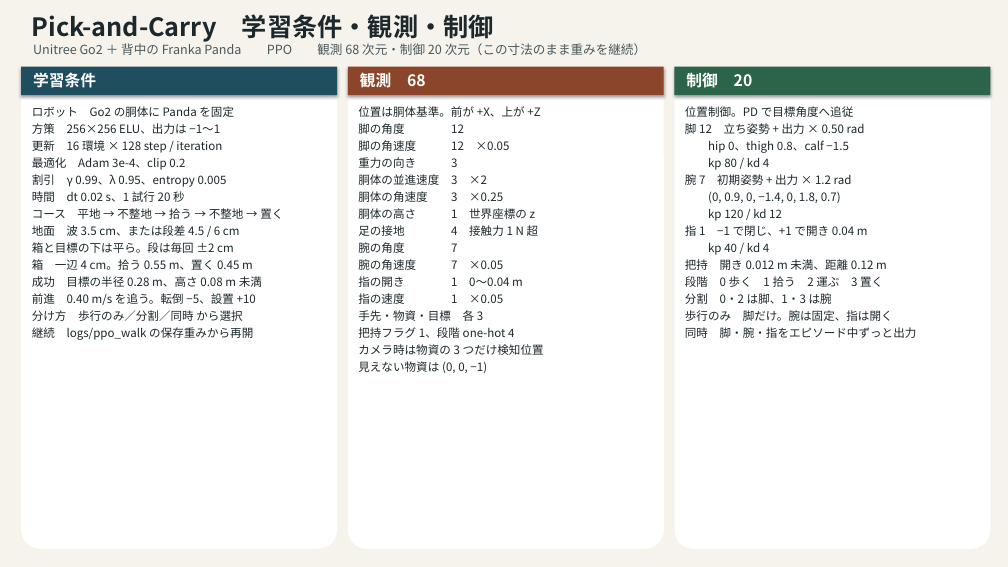
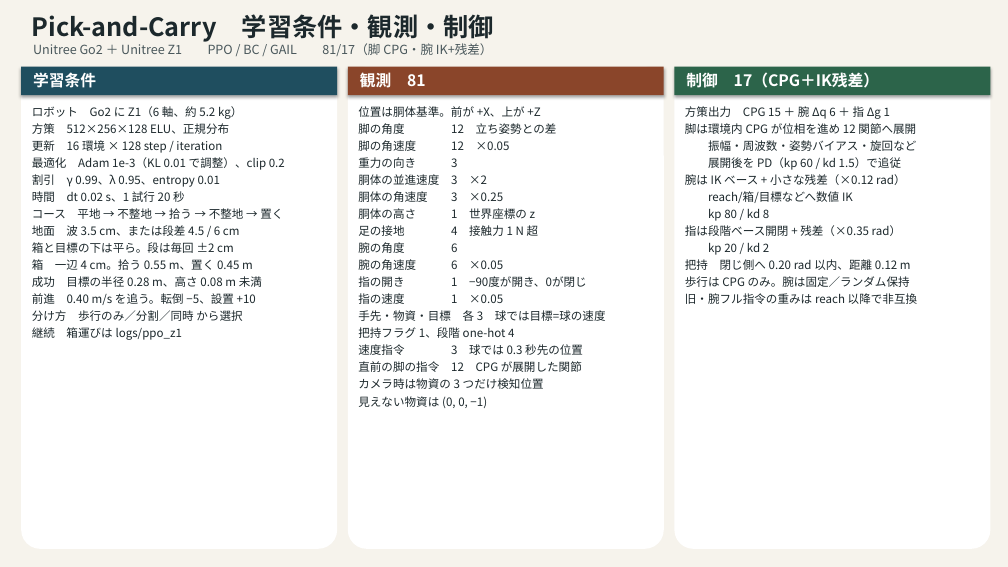
Before and after one commit to xeno1983/PAI_Task, a slide deck: slide 1 of scripts/PickAndCarry_学習条件.pptx. Drawn at 1008x567 pixels with LibreOffice and Linux fonts; fonts in the diff are those of the drawing. Boxes give left, top, right and bottom in pixels: in the first picture for what was removed or moved away, otherwise in the second. Text is boxed around its words. In the diff, an @@ line names an element or a change of style, - is before the commit and + after.

```diff
--- a/scripts/PickAndCarry_学習条件.pptx
+++ b/scripts/PickAndCarry_学習条件.pptx
@@ text at (x1=33, y1=43, x2=493, y2=56): text changed @@
-Unitree Go2 ＋ 背中の Franka Panda PPO 観測 68 次元・制御 20 次元（この寸法のまま重みを継続）
+Unitree Go2 ＋ Unitree Z1 PPO / BC / GAIL 81/17（脚 CPG・腕 IK+残差）
@@ text in rectangle at (x1=360, y1=71, x2=426, y2=92): text changed @@
-観測 68
+観測 81
@@ text in rectangle at (x1=686, y1=71, x2=879, y2=92): text changed @@
-制御 20
+制御 17（CPG＋IK残差）
@@ text at (x1=32, y1=106, x2=242, y2=134): text changed @@
-ロボット Go2 の胴体に Panda を固定
-方策 256×256 ELU、出力は −1〜1
+ロボット Go2 に Z1（6 軸、約 5.2 kg）
+方策 512×256×128 ELU、正規分布
@@ text at (x1=685, y1=106, x2=917, y2=304): text changed @@
-位置制御。PD で目標角度へ追従
-脚 12 立ち姿勢 + 出力 × 0.50 rad
-hip 0、thigh 0.8、calf −1.5
-kp 80 / kd 4
-腕 7 初期姿勢 + 出力 × 1.2 rad
-(0, 0.9, 0, −1.4, 0, 1.8, 0.7)
-kp 120 / kd 12
-指 1 −1 で閉じ、+1 で開き 0.04 m
-kp 40 / kd 4
-把持 開き 0.012 m 未満、距離 0.12 m
-段階 0 歩く 1 拾う 2 運ぶ 3 置く
-分割 0・2 は脚、1・3 は腕
-歩行のみ 脚だけ。腕は固定、指は開く
-同時 脚・腕・指をエピソード中ずっと出力
+方策出力 CPG 15 ＋ 腕 Δq 6 ＋ 指 Δg 1
+脚は環境内 CPG が位相を進め 12 関節へ展開
+振幅・周波数・姿勢バイアス・旋回など
+展開後を PD（kp 60 / kd 1.5）で追従
+腕は IK ベース + 小さな残差（×0.12 rad）
+reach/箱/目標などへ数値 IK
+kp 80 / kd 8
+指は段階ベース開閉 + 残差（×0.35 rad）
+kp 20 / kd 2
+把持 閉じ側へ 0.20 rad 以内、距離 0.12 m
+歩行は CPG のみ。腕は固定／ランダム保持
+旧・腕フル指令の重みは reach 以降で非互換
@@ text at (x1=358, y1=123, x2=557, y2=134): text changed @@
-脚の角度 12
+脚の角度 12 立ち姿勢との差
@@ text at (x1=32, y1=157, x2=285, y2=187): text changed @@
-最適化 Adam 3e-4、clip 0.2
-割引 γ 0.99、λ 0.95、entropy 0.005
+最適化 Adam 1e-3（KL 0.01 で調整）、clip 0.2
+割引 γ 0.99、λ 0.95、entropy 0.01
@@ text at (x1=358, y1=242, x2=587, y2=287): text changed @@
-腕の角度 7
-腕の角速度 7 ×0.05
-指の開き 1 0〜0.04 m
+腕の角度 6
+腕の角速度 6 ×0.05
+指の開き 1 −90度が開き、0が閉じ
@@ text at (x1=32, y1=327, x2=182, y2=340): text changed @@
-継続 logs/ppo_walk の保存重みから再開
+継続 箱運びは logs/ppo_z1
@@ text at (x1=358, y1=310, x2=606, y2=321): text changed @@
-手先・物資・目標 各 3
+手先・物資・目標 各 3 球では目標=球の速度
@@ text at (x1=358, y1=344, x2=583, y2=372): paragraphs added @@
+速度指令 3 球では 0.3 秒先の位置
+直前の脚の指令 12 CPG が展開した関節
```
Also in this commit, not shown: 2 other slides changed, 5 slides added, 17 other files.
